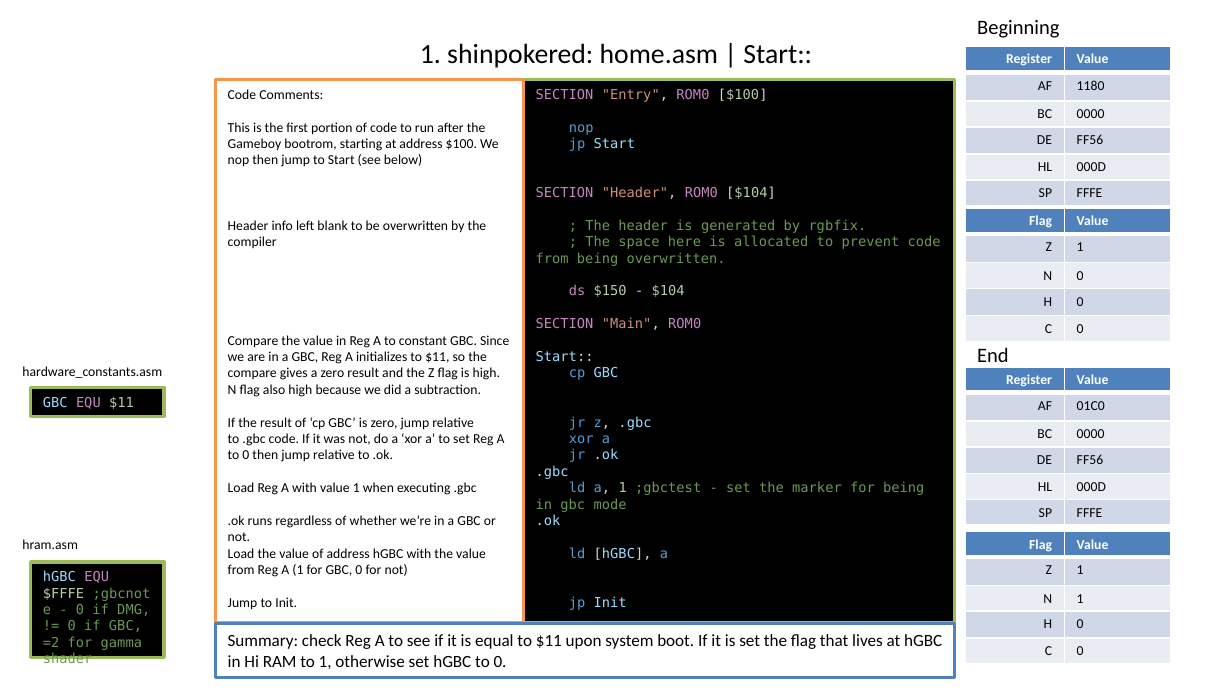
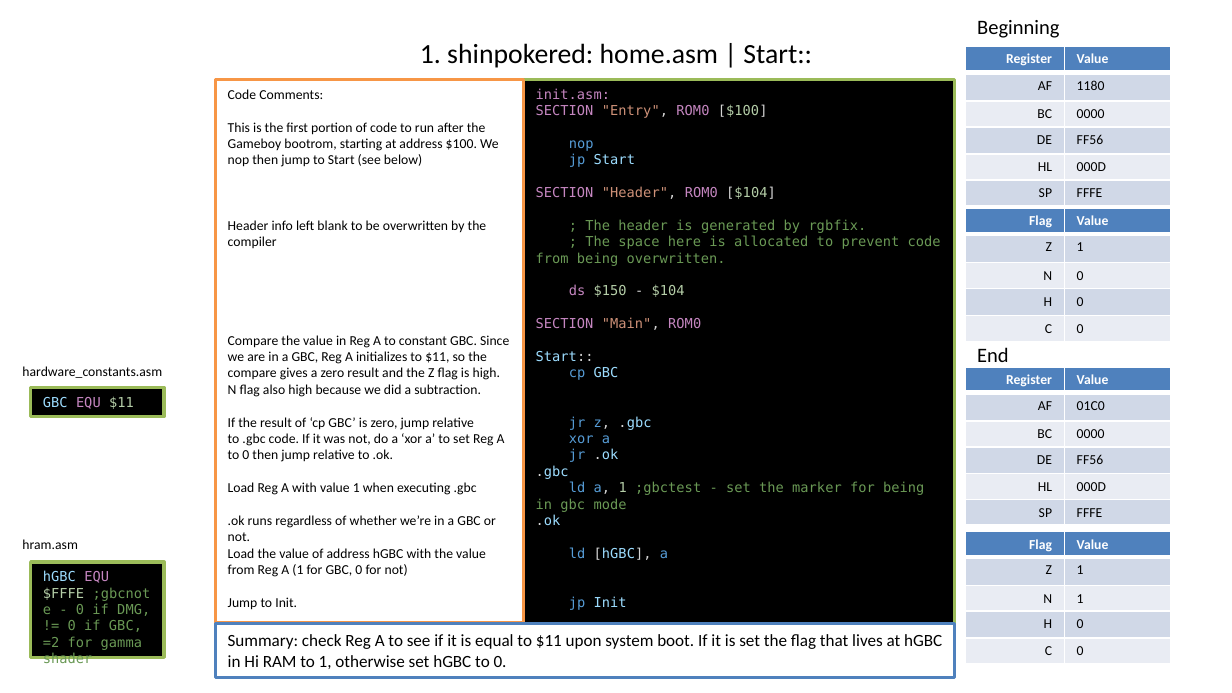
Before and after one commit to timweilert/DK94_Color, a slide deck: slide 3 of SGB_TO_GBC.pptx. Drawn at 1232x693 pixels with LibreOffice and Linux fonts; fonts in the diff are those of the drawing. Boxes give left, top, right and bottom in pixels: in the first picture for what was removed or moved away, otherwise in the second. Text is boxed around its words. In the diff, an @@ line names an element or a change of style, - is before the commit and + after.

```diff
--- a/SGB_TO_GBC.pptx
+++ b/SGB_TO_GBC.pptx
@@ text in rectangle at (536,88,610,99): paragraph added @@
+init.asm:
@@ text in rectangle at (536,153,776,199): text changed @@
-jp Start
-SECTION "Header", ROM0 [$104]
+jp Start
+SECTION "Header", ROM0 [$104]
```
Also in this commit, not shown: 7 other slides changed, 12 slides added.
